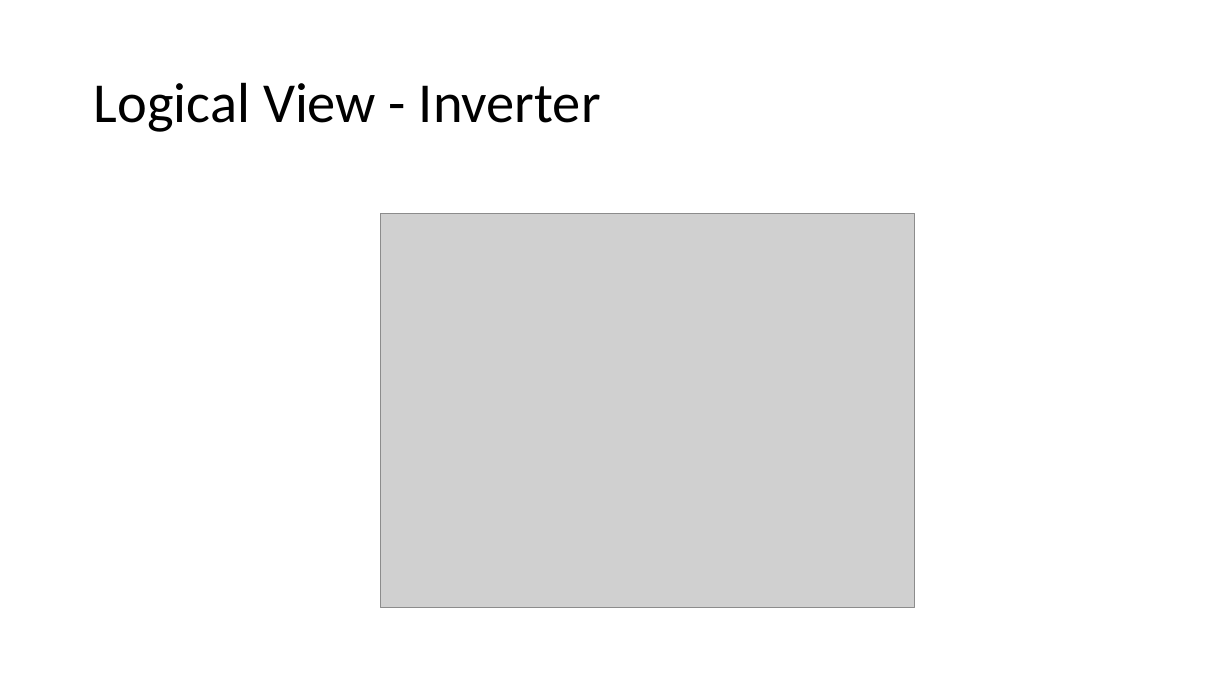
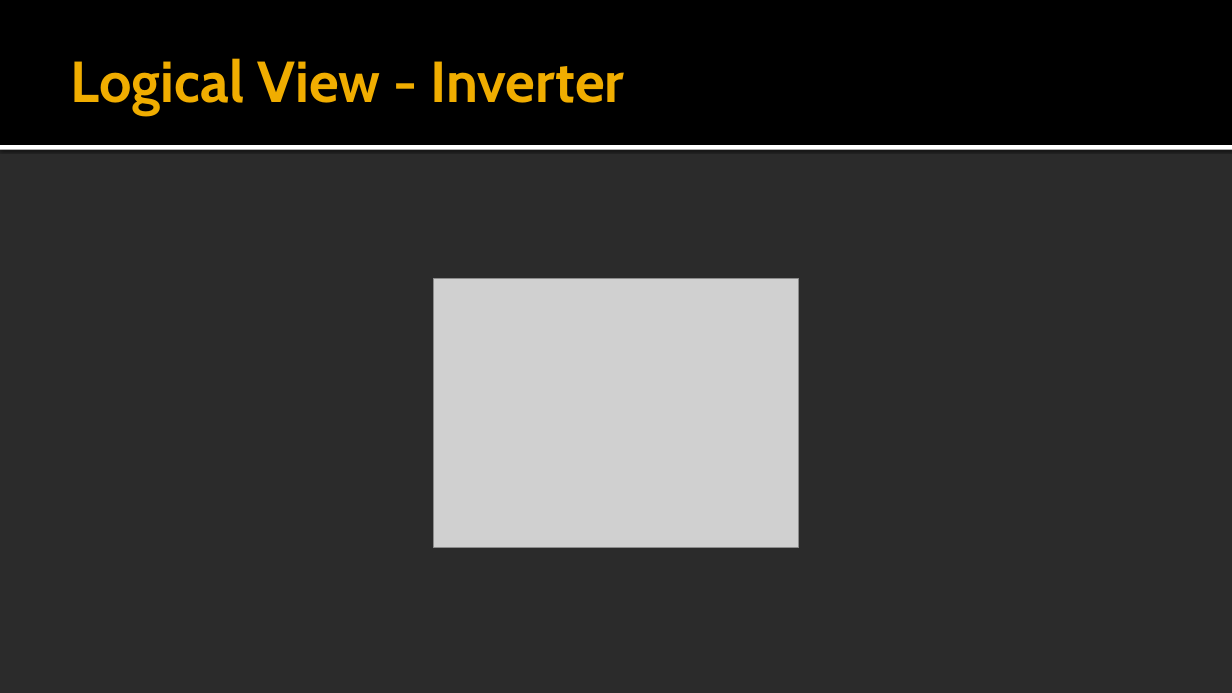
Before and after one commit to vkostyukov/la4j, a slide deck: slide 9 of ArchSW-docs/La4j.pptx. Drawn at 1232x693 pixels with LibreOffice and Linux fonts; fonts in the diff are those of the drawing; grey boxes stand for pictures; background and template pictures are left out; a plain dark background stands for a picture behind light text. Boxes give left, top, right and bottom in pixels: in the first picture for what was removed or moved away, otherwise in the second. Text is boxed around its words. In the diff, an @@ line names an element or a change of style, - is before the commit and + after.

```diff
--- a/ArchSW-docs/La4j.pptx
+++ b/ArchSW-docs/La4j.pptx
@@ background #FFFFFF to picture (left out) @@
@@ rectangle added at (x1=0, y1=0, x2=1232, y2=145), fill #000000 @@
@@ title "Logical View - Inverter" moved from (x1=94, y1=82, x2=601, y2=132) to (x1=71, y1=58, x2=625, y2=114) @@
@@ title "Logical View - Inverter" at (x1=71, y1=58, x2=625, y2=114): size 44 to 45 pt, font Calibri to Cabin, text colour #000000 to #F0AD00, bold on; line spacing 0.9 to 1 @@
@@ rectangle added at (x1=0, y1=145, x2=1232, y2=150), fill #FFFFFF @@
@@ picture resized from (x1=381, y1=213, x2=915, y2=608) to (x1=433, y1=278, x2=799, y2=548) @@
```
Also in this commit, not shown: 21 other slides changed.
